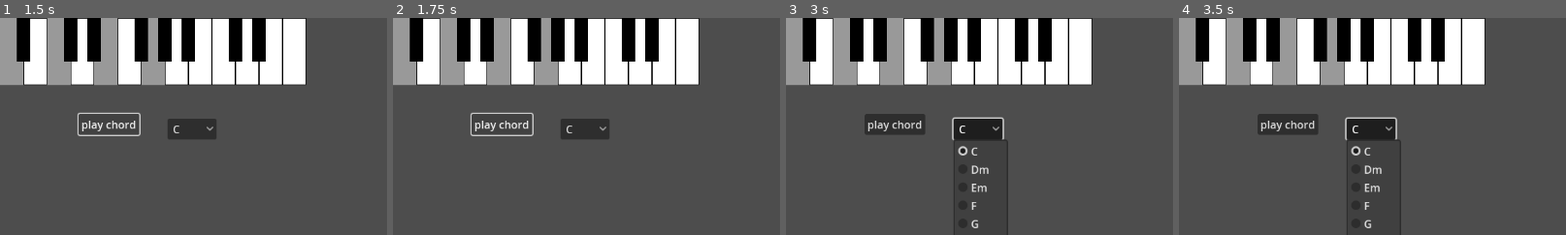
Above: before the commit, frames 1-4 (left to right).
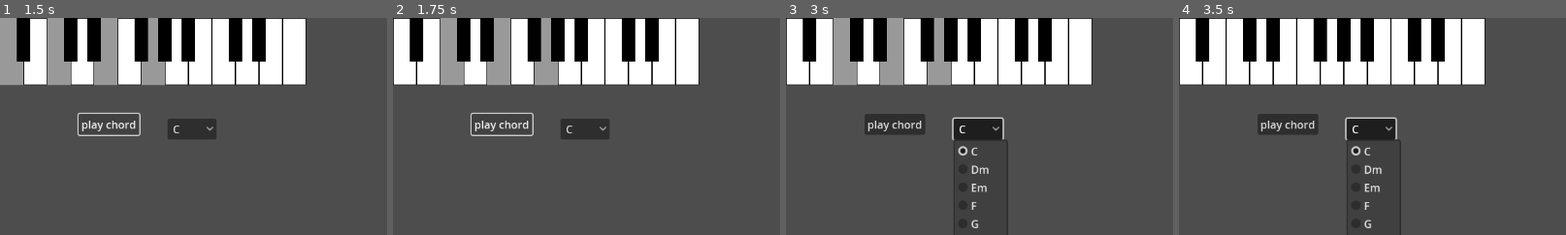
Above: after the commit, the same moments.

Repository: mjXmsdgh/godot_piano
Game: Godot game, scene res://scenes/main.tscn
Same seed, same stepped clock (60 frames per second), same inputs: the game is played once before the commit and once after it. The project has no main scene, so this scene is started directly.
Inputs (mouse positions are % of the whole screen's width and height, from its top left):
- Up to frame 1 (1.5 s): click (2, 8) at 0.52 s; click "play chord" at 1.25 s
- Up to frame 2 (1.75 s): no input
- Up to frame 3 (3 s): click "play chord" at 2 s; click "C" at 2.75 s
- Up to frame 4 (3.5 s): no input
The pictures show only the part of the screen within x 0-50%, y 0-50%; the shares and areas given below are measured in that part.

Frame 1 is identical in both runs. In frame 2, 1.6% of the frame differs, in the area x 0-7%, y 0-32%; in frame 3, 1.6%; in frame 4, 5.9%, in the area x 0-43%, y 0-32%.

Commit message:
add timer

Diff:
--- a/godot_piano/scenes/key_white.tscn
+++ b/godot_piano/scenes/key_white.tscn
@@ -17,4 +17,7 @@
 texture_normal = ExtResource("3_v1caw")
 texture_pressed = ExtResource("4_tlug3")
 
+[node name="Timer" type="Timer" parent="."]
+
 [connection signal="button_down" from="TextureButton" to="." method="_on_texture_button_button_down"]
+[connection signal="timeout" from="Timer" to="." method="_on_timer_timeout"]
--- a/godot_piano/scripts/key.gd
+++ b/godot_piano/scripts/key.gd
@@ -1,11 +1,15 @@
 extends Node2D
 
 @onready var sound_player=get_node_or_null("AudioStreamPlayer2D")
+@onready var reset_timer=$Timer
+var original_texture_normal: Texture2D
 
 # Called when the node enters the scene tree for the first time.
 func _ready() -> void:
 	if sound_player==null:
 		printerr("AudioStreamPlayer2D node not found!")
+
+	original_texture_normal=$TextureButton.texture_normal
 
 
 # Called every frame. 'delta' is the elapsed time since the previous frame.
@@ -28,5 +32,14 @@
 		sound_player.play_sound()
 
 		$TextureButton.texture_normal=$TextureButton.texture_pressed
+		reset_timer.start()
 	else:
 		print("sound error",name)
+
+
+func _on_timer_timeout() -> void:
+
+	$TextureButton.texture_normal=original_texture_normal
+
+
+	pass # Replace with function body.
